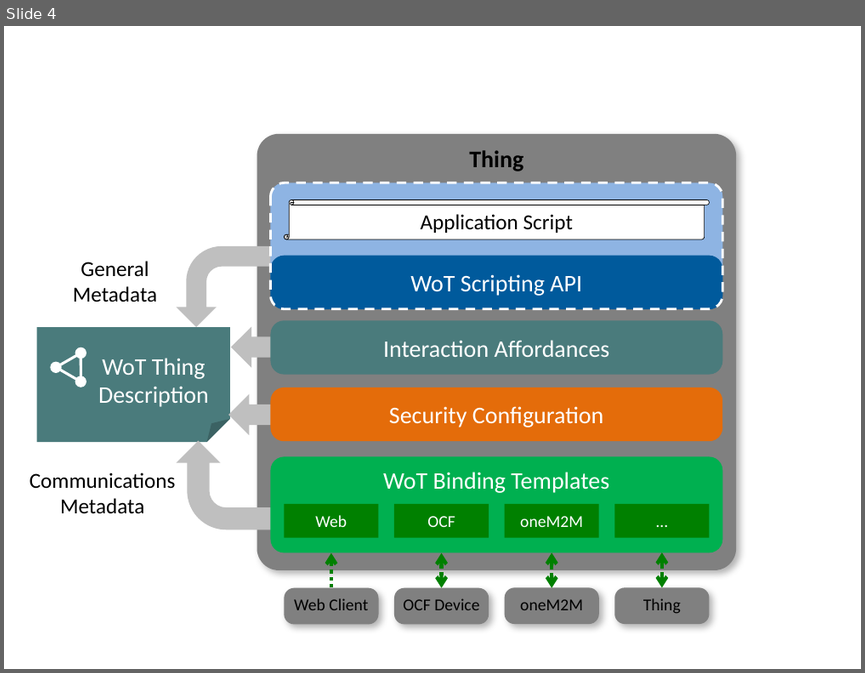
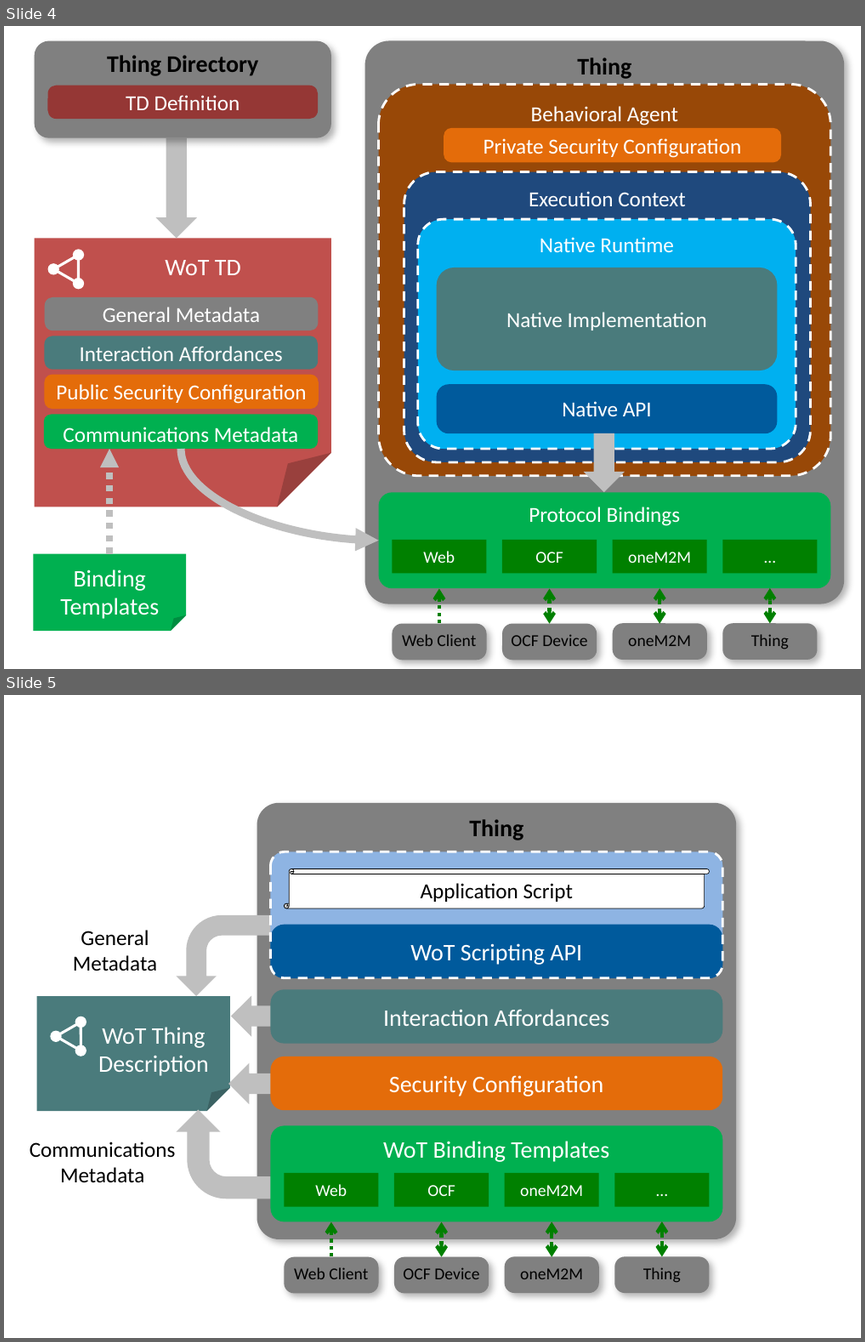
Before and after one commit to w3c/wot-architecture, a slide deck: images/wot-architecture-figures-new.pptx. Shown one above the other, each under a label of ours: slide 4 before the commit, slides 4 and 5 after it. The pictures are 865x673 and 865x1342 pixels, drawn with LibreOffice and Linux fonts; fonts in the diff are those of the drawing. Boxes give left, top, right and bottom in pixels: in the first picture for what was removed or moved away, otherwise in the second. Text is boxed around its words. In the diff, an @@ line names an element or a change of style, - is before the commit and + after.

Commit message:
New Figures
showing internal details and options for Thing implementation, with and without the scripting API.   Adds a new concept, the "Behavioral Agent" which has one of more execution contents inside it, said contexts OPTIONALLY supporting a WoT Runtime... or, alternatively, a native implementation.  The native implementation also shows the TD being provided externally by a Thing Directory (which will often, but not necessarily, be the case; certainly it will be the case when "retrofitting" an existing implementation you cannot modify).

```diff
--- a/images/wot-architecture-figures-new.pptx
+++ b/images/wot-architecture-figures-new.pptx
@@ slide 4 added at (x1=4, y1=26, x2=861, y2=669), background #FFFFFF @@
@@ rounded rectangle added at (x1=34, y1=40, x2=330, y2=137), fill #808080, 20 pt, text #000000, bold @@
+Thing Directory
@@ rounded rectangle added at (x1=364, y1=40, x2=844, y2=603), fill #808080, 20 pt, text #000000, bold @@
+Thing
@@ rounded rectangle added at (x1=47, y1=86, x2=318, y2=119), fill #953735, 18 pt, text #FFFFFF @@
+TD Definition
@@ rounded rectangle added at (x1=378, y1=85, x2=831, y2=476), fill #984807, outline #FFFFFF 2 pt dashed, 18 pt, text #FFFFFF @@
+Behavioral Agent
@@ down arrow added at (x1=155, y1=138, x2=197, y2=238), fill #BFBFBF @@
@@ rounded rectangle added at (x1=443, y1=128, x2=781, y2=162), fill #E46C0A, 18 pt, text #FFFFFF @@
+Private Security Configuration
@@ rounded rectangle added at (x1=404, y1=171, x2=811, y2=462), fill #1F497D, outline #FFFFFF 2 pt dashed, 18 pt, text #FFFFFF @@
+Execution Context
@@ rounded rectangle added at (x1=418, y1=219, x2=795, y2=448), fill #00B0F0, outline #FFFFFF 2 pt dashed, 18 pt, text #FFFFFF @@
+Native Runtime
@@ folded corner added at (x1=34, y1=238, x2=330, y2=506), fill #C0504D, 20 pt, text #FFFFFF @@
+WoT TD
@@ group added at (x1=46, y1=247, x2=91, y2=291): 3 ellipses, 1 triangle @@
@@ rounded rectangle added at (x1=437, y1=267, x2=778, y2=370), fill #4A7B7C, 18 pt, text #FFFFFF @@
+Native Implementation
@@ rounded rectangle added at (x1=44, y1=297, x2=318, y2=330), fill #808080, 18 pt, text #FFFFFF @@
+General Metadata
@@ rounded rectangle added at (x1=44, y1=335, x2=318, y2=369), fill #4A7B7C, 18 pt, text #FFFFFF @@
+Interaction Affordances
@@ rounded rectangle added at (x1=44, y1=374, x2=318, y2=408), fill #E46C0A, 18 pt, text #FFFFFF @@
+Public Security Configuration
@@ rounded rectangle added at (x1=437, y1=384, x2=778, y2=434), fill #005A9C, 18 pt, text #FFFFFF @@
+Native API
@@ rounded rectangle added at (x1=43, y1=414, x2=318, y2=448), fill #00B050, 18 pt, text #FFFFFF @@
+Communications Metadata
@@ down arrow added at (x1=583, y1=433, x2=624, y2=492), fill #BFBFBF @@
@@ arrow added from (109, 554) to (109, 448), #BFBFBF 5.25 pt dashed @@
@@ curved arrow added from (181, 448) to (378, 540), #BFBFBF 6.5 pt @@
@@ rounded rectangle added at (x1=378, y1=492, x2=831, y2=588), fill #00B050, 18 pt, text #FFFFFF @@
+Protocol Bindings
@@ folded corner added at (x1=33, y1=554, x2=186, y2=631), fill #00B050, 20 pt, text #FFFFFF @@
+Binding
+Templates
@@ rectangle added at (x1=392, y1=539, x2=487, y2=573), fill #008000, 14 pt, text #FFFFFF @@
+Web
@@ rectangle added at (x1=502, y1=539, x2=596, y2=573), fill #008000, 14 pt, text #FFFFFF @@
+OCF
@@ rectangle added at (x1=613, y1=539, x2=707, y2=573), fill #008000, 14 pt, text #FFFFFF @@
+oneM2M
@@ rectangle added at (x1=723, y1=539, x2=817, y2=573), fill #008000, 14 pt, text #FFFFFF @@
+…
@@ arrow added from (439, 624) to (439, 588), #008000 3 pt dashed @@
@@ double arrow added from (549, 588) to (549, 624), #008000 3 pt dashed @@
@@ double arrow added from (659, 624) to (659, 588), #008000 3 pt dashed @@
@@ double arrow added from (770, 624) to (770, 588), #008000 3 pt dashed @@
@@ rounded rectangle added at (x1=392, y1=624, x2=487, y2=659), fill #808080, 14 pt, text #000000 @@
+Web Client
@@ rounded rectangle added at (x1=502, y1=624, x2=596, y2=659), fill #808080, 14 pt, text #000000 @@
+OCF Device
@@ rounded rectangle added at (x1=613, y1=624, x2=707, y2=659), fill #808080, 14 pt, text #000000 @@
+oneM2M
@@ rounded rectangle added at (x1=723, y1=624, x2=817, y2=659), fill #808080, 14 pt, text #000000 @@
+Thing
@@ what was slide 4 is now slide 5 @@
```
Also in this commit, not shown: 1 slide changed, 1 other slide added, 1 slide removed, 2 other files.
